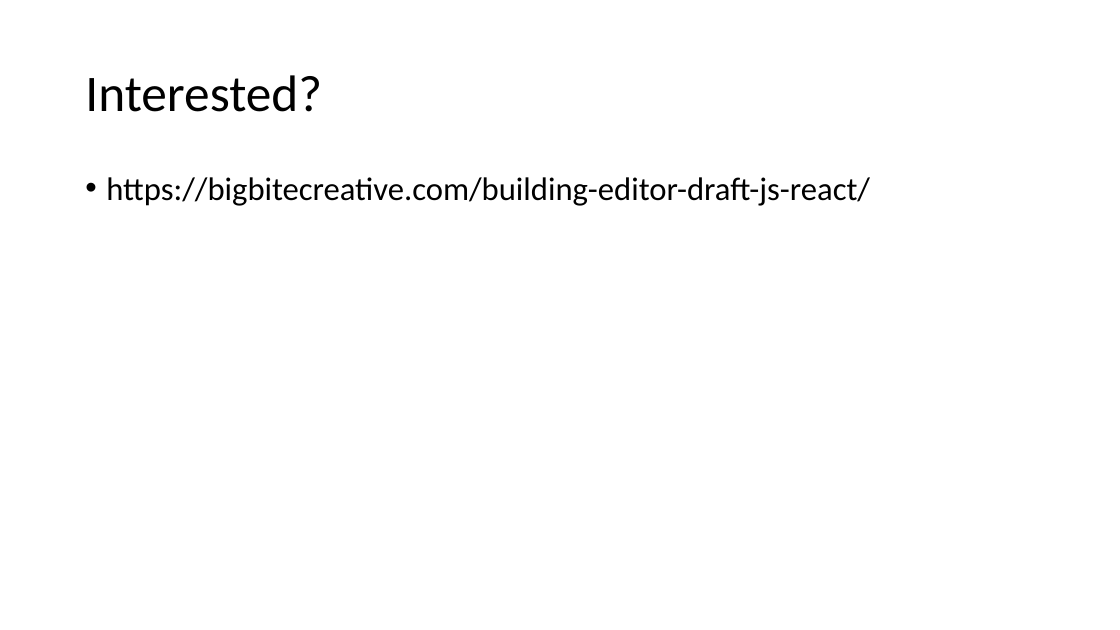
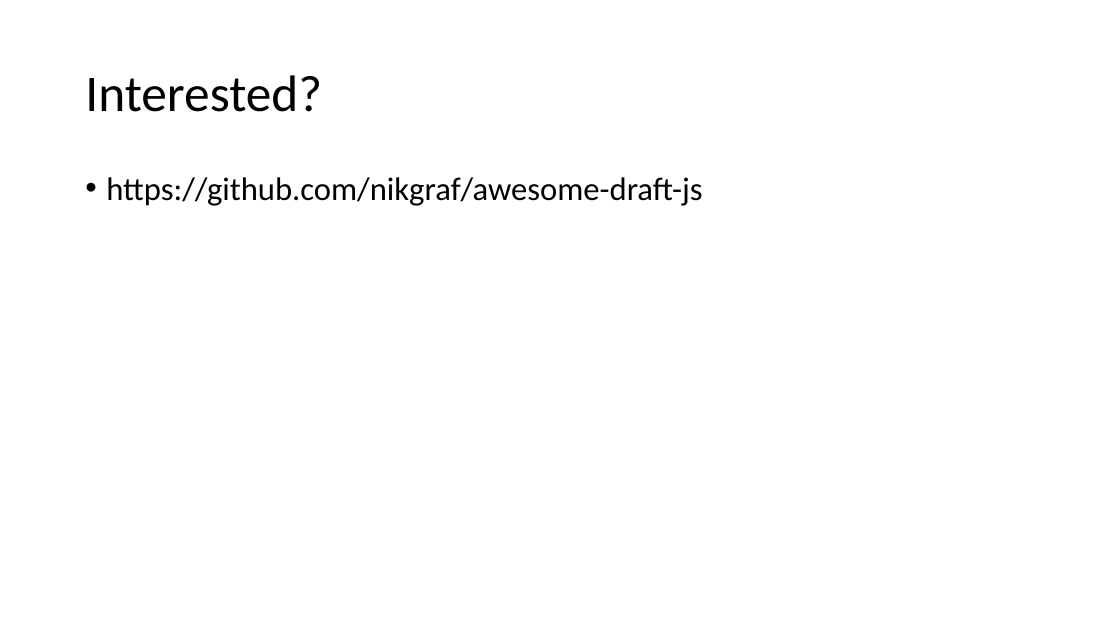
Before and after one commit to Daniel--cai/draft-js-retro, a slide deck: slide 20 of slide.pptx (slide 16 before the commit). Drawn at 1120x630 pixels with LibreOffice and Linux fonts; fonts in the diff are those of the drawing. Boxes give left, top, right and bottom in pixels: in the first picture for what was removed or moved away, otherwise in the second. Text is boxed around its words. In the diff, an @@ line names an element or a change of style, - is before the commit and + after.

```diff
--- a/slide.pptx
+++ b/slide.pptx
@@ text at <box>106,177,702,206</box>: text changed @@
-• https://bigbitecreative.com/building-editor-draft-js-react/
+• https://github.com/nikgraf/awesome-draft-js
```
Also in this commit, not shown: 8 other slides changed, 5 slides added, 1 slide removed, 12 other files.
